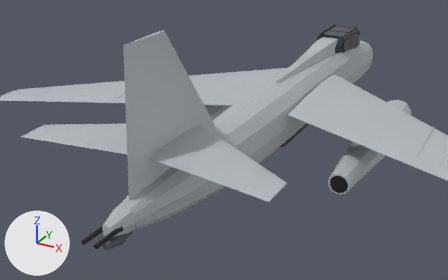
The glTF model media/b66.glb as it was, and as the next commit left it.
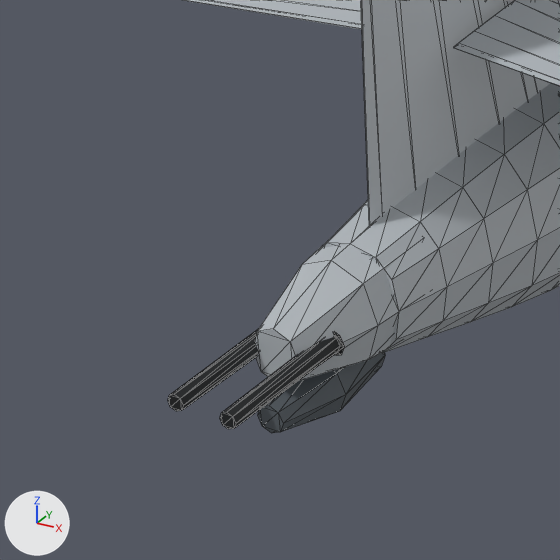
Each version appears first from a 50 mm lens placed at (9.38, -22.32, 9.01), pointed at (2.09, -9.06, 2.38), and next in a close-up on the part from 9% to 39% of the width and 53% to 100% of the height. Lighting does not change. The marker at lower left points along +X, +Y and +Z. The first two pictures are the older version. The close-ups show mesh edges as thin lines. Where no turn or scale is listed for an object, it has been applied to the vertices.

The first close-up shows 'Elevator L', 'Elevator R', 'Fuselage', 'Rudder', 'Tail Gun Barrels', 'Tail Gun Fairing', 'Tail Gun Radome' and 1 more.
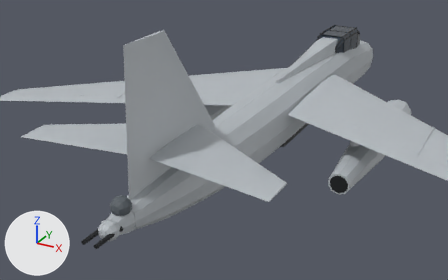
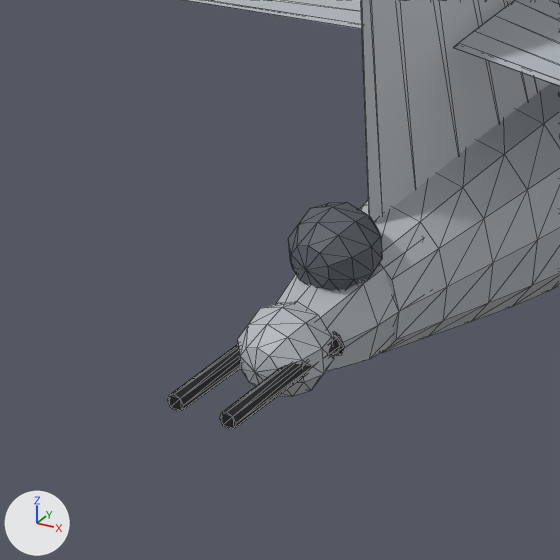
Changed parts and their boxes [x1, y1, x2, y2] in the close-ups (560 x 560 px):
'Tail Radar Sphere', added
    after: [288, 202, 382, 290]
'Tail Gun Housing', added
    after: [238, 303, 334, 396]
'Tail Gun Radome', deleted
    before: [258, 353, 385, 433]

Diff of the bpy script that builds the scene:
```diff
--- a/media/b66.glb.py
+++ b/media/b66.glb.py
@@ me_tail_radar_sphere @@
+me_tail_radar_sphere.from_pydata(...)  # 70 vertices, 136 faces; spans x -0.286..0.286, y -11.25..-10.65, z 0.439..1.041
+me_tail_radar_sphere.materials.append(mat_ac_secondary)  # dark grey #575f65
@@ me_tail_gun_housing @@
+me_tail_gun_housing.from_pydata(...)  # 70 vertices, 136 faces; spans x -0.286..0.286, y -11.8..-11.2, z -0.001..0.601
+me_tail_gun_housing.materials.append(mat_ac_base)  # light grey #b6bcc0
@@ ob_tail_gun_radome @@
-ob_tail_gun_radome = bpy.data.objects.new('Tail Gun Radome', me_tail_gun_radome)
-ob_tail_gun_radome.location = (0.0, 0.0, 0.0)
@@ ob_tail_radar_sphere @@
+ob_tail_radar_sphere = bpy.data.objects.new('Tail Radar Sphere', me_tail_radar_sphere)
+ob_tail_radar_sphere.location = (0.0, 0.0, 0.0)
@@ ob_tail_gun_housing @@
+ob_tail_gun_housing = bpy.data.objects.new('Tail Gun Housing', me_tail_gun_housing)
+ob_tail_gun_housing.location = (0.0, 0.0, 0.0)
```
